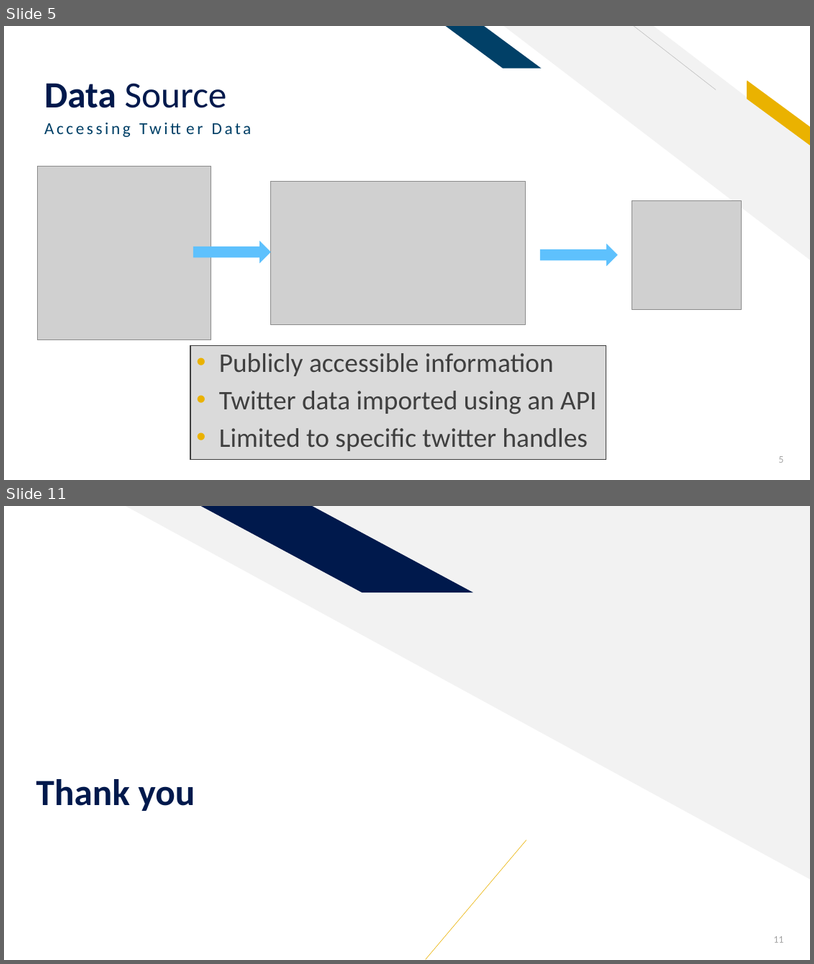
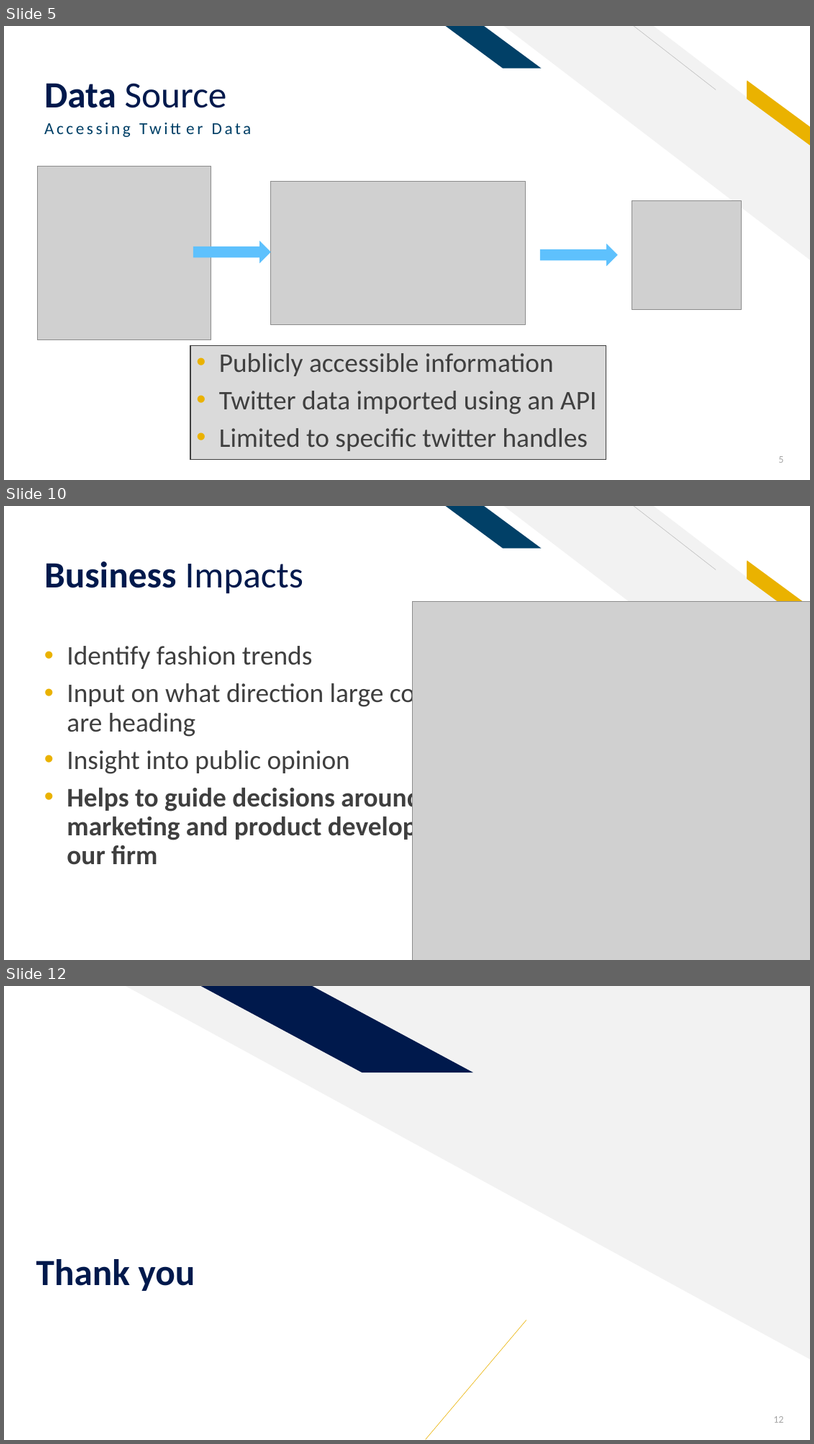
Before and after one commit to sethrpaniagua/Twitter-Sentament-Analysis, a slide deck: ML Group Project_Sentiment Analysis of Twitter Data.pptx. Shown one above the other, each under a label of ours: slides 5 and 11 before the commit, slides 5, 10 and 12 after it; the slides between them are not shown. The pictures are 814x964 and 814x1444 pixels, drawn with LibreOffice and Linux fonts; fonts in the diff are those of the drawing; grey boxes stand for pictures. Boxes give left, top, right and bottom in pixels: in the first picture for what was removed or moved away, otherwise in the second. Text is boxed around its words. In the diff, an @@ line names an element or a change of style, - is before the commit and + after.

```diff
--- a/ML Group Project_Sentiment Analysis of Twitter Data.pptx
+++ b/ML Group Project_Sentiment Analysis of Twitter Data.pptx
@@ slide 10 added at <box>4,506,810,960</box>, background #FFFFFF; not listed: 5 template elements that a slide beside it also shows @@
@@ rectangle added at <box>741,525,786,557</box>, fill #FFFFFF @@
@@ title added at <box>44,561,304,594</box>, 44 pt, text #00194C, bold @@
+Business Impacts
@@ picture added at <box>413,602,810,960</box> @@
@@ text added at <box>67,646,508,865</box>, 32 pt, text #3F3F3F @@
+• Identify fashion trends
+• Input on what direction large companies are heading
+• Insight into public opinion
+• Helps to guide decisions around marketing and product development for our firm
@@ what was slide 11 is now slide 12 @@
@@ page number at <box>774,1416,784,1422</box>: text changed @@
-11
+12
```
Also in this commit, not shown: 3 slides changed, 3 other slides added, 3 slides removed.
